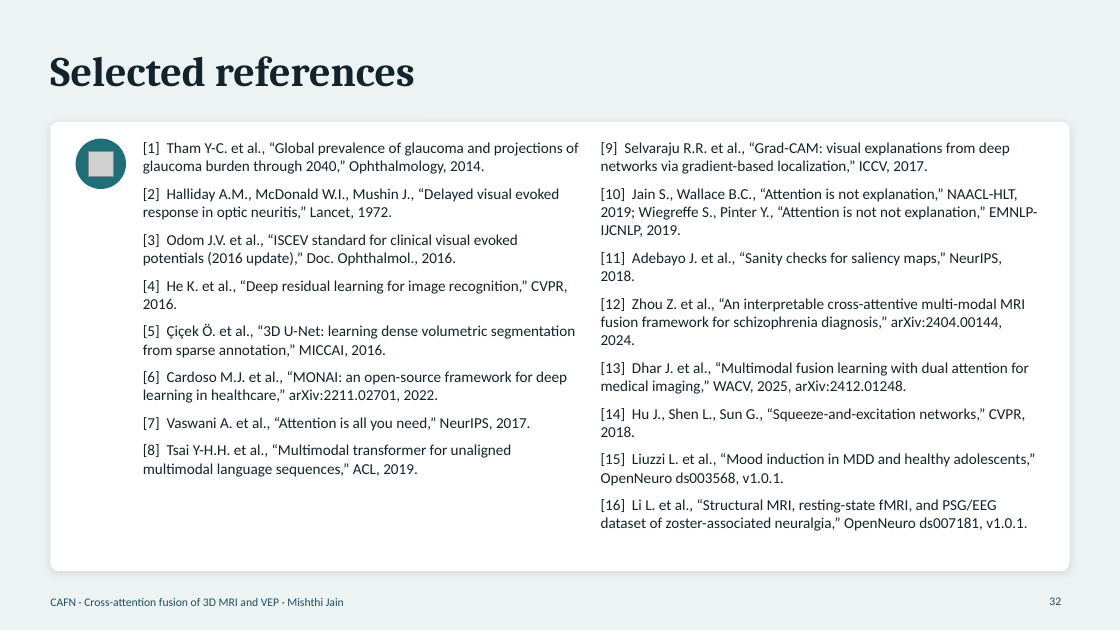
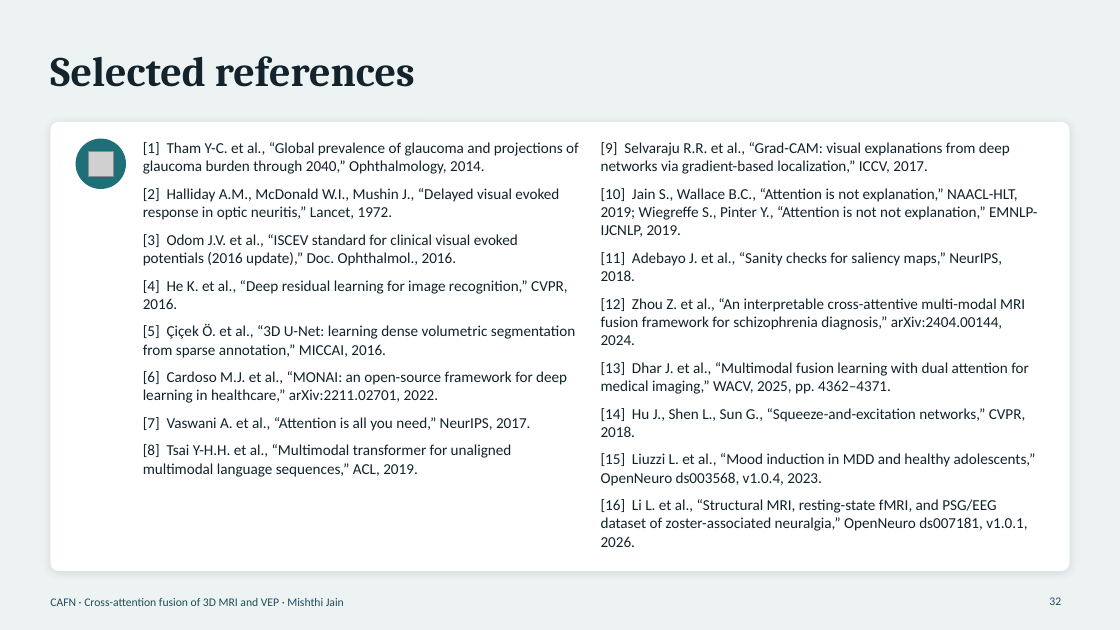
Before and after one commit to AmanSwar/NeuroImaging, a slide deck: slide 32 of docs/NeuroImaging_CAFN_Presentation.pptx. Drawn at 1120x630 pixels with LibreOffice and Linux fonts; fonts in the diff are those of the drawing; grey boxes stand for pictures. Boxes give left, top, right and bottom in pixels: in the first picture for what was removed or moved away, otherwise in the second. Text is boxed around its words. In the diff, an @@ line names an element or a change of style, - is before the commit and + after.

```diff
--- a/docs/NeuroImaging_CAFN_Presentation.pptx
+++ b/docs/NeuroImaging_CAFN_Presentation.pptx
@@ text at (601,362,1029,394): text changed @@
-[13] Dhar J. et al., “Multimodal fusion learning with dual attention for medical imaging,” WACV, 2025, arXiv:2412.01248.
+[13] Dhar J. et al., “Multimodal fusion learning with dual attention for medical imaging,” WACV, 2025, pp. 4362–4371.
@@ text at (601,453,1036,547): text changed @@
-[15] Liuzzi L. et al., “Mood induction in MDD and healthy adolescents,” OpenNeuro ds003568, v1.0.1.
-[16] Li L. et al., “Structural MRI, resting-state fMRI, and PSG/EEG dataset of zoster-associated neuralgia,” OpenNeuro ds007181, v1.0.1.
+[15] Liuzzi L. et al., “Mood induction in MDD and healthy adolescents,” OpenNeuro ds003568, v1.0.4, 2023.
+[16] Li L. et al., “Structural MRI, resting-state fMRI, and PSG/EEG dataset of zoster-associated neuralgia,” OpenNeuro ds007181, v1.0.1, 2026.
```
Also in this commit, not shown: 16 other slides changed, 18 other files.
